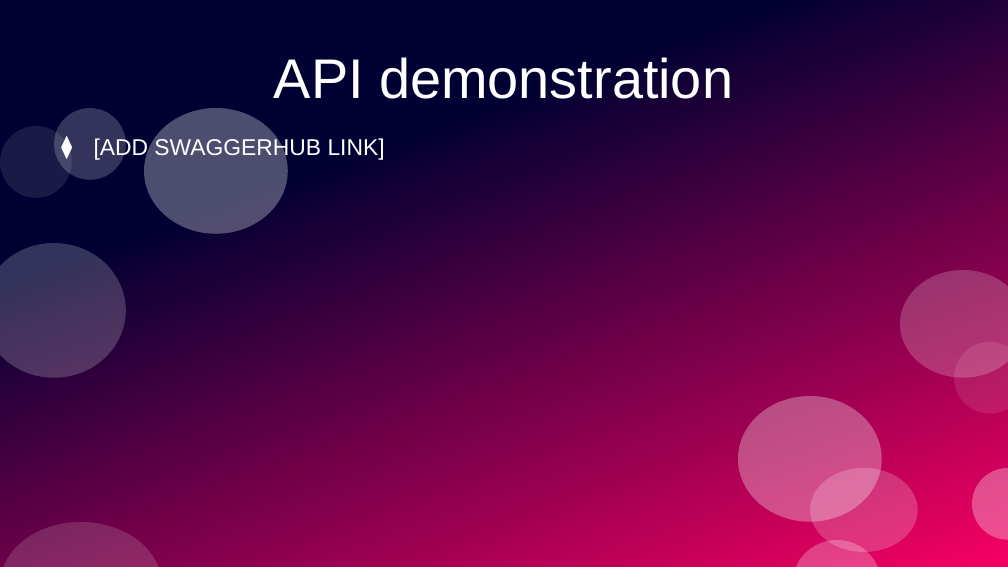
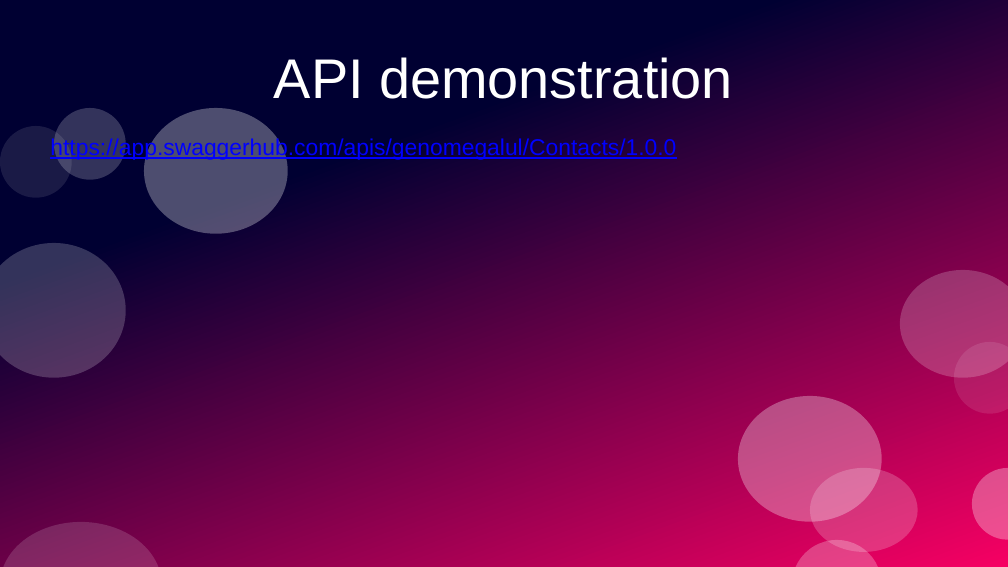
Before and after one commit to PrototypeProto/COP_4331_Small-Project, a slide deck: slide 18 of Pres.pptx (slide 14 before the commit). Drawn at 1008x567 pixels with LibreOffice and Linux fonts; fonts in the diff are those of the drawing. Boxes give left, top, right and bottom in pixels: in the first picture for what was removed or moved away, otherwise in the second. Text is boxed around its words. In the diff, an @@ line names an element or a change of style, - is before the commit and + after.

```diff
--- a/Pres.pptx
+++ b/Pres.pptx
@@ text at [50, 137, 676, 161]: text changed; text colour #FFFFFF to #0000FF @@
-⧫ [ADD SWAGGERHUB LINK]
+https://app.swaggerhub.com/apis/genomegalul/Contacts/1.0.0
```
Also in this commit, not shown: 11 other slides changed, 7 slides added, 1 slide removed.
